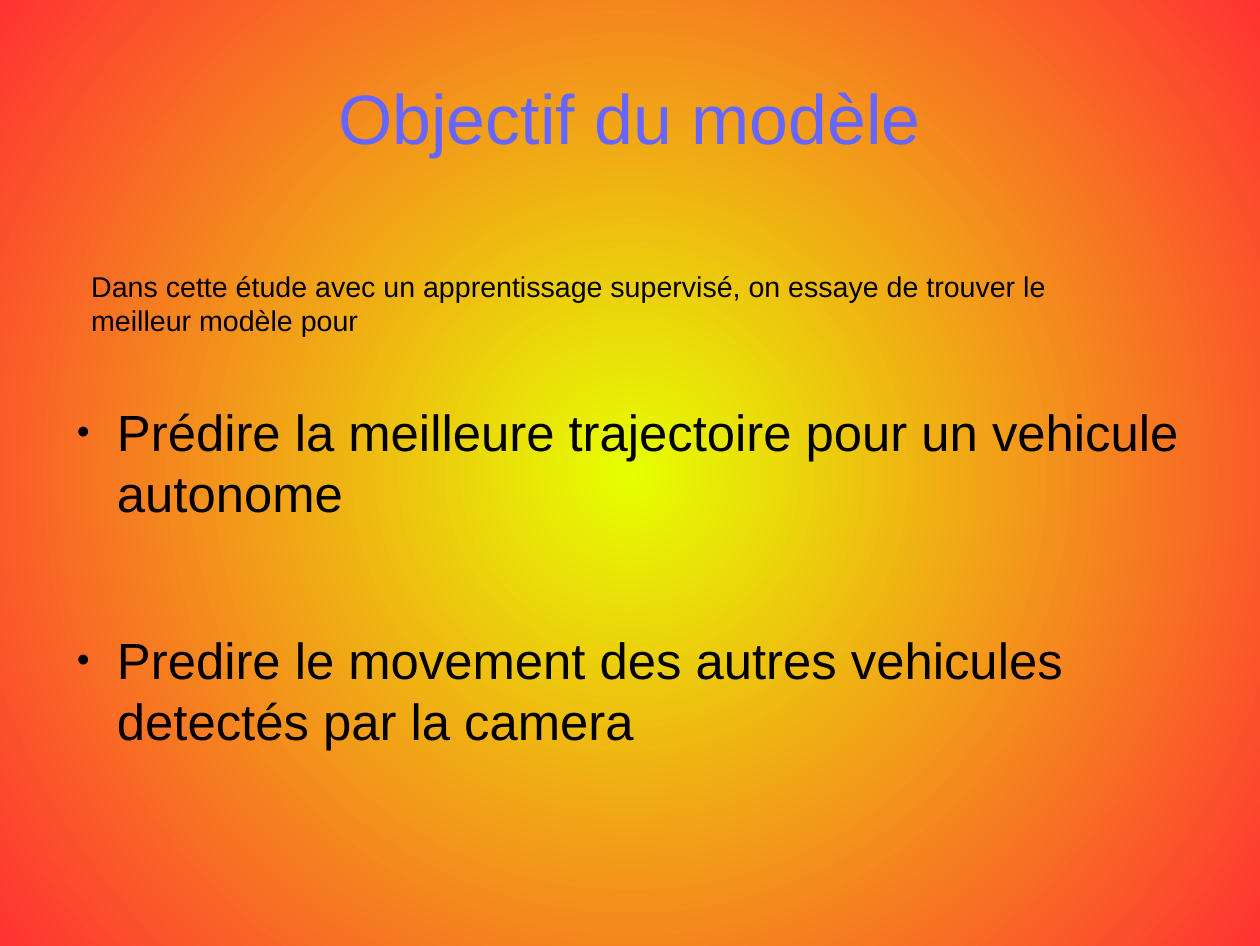
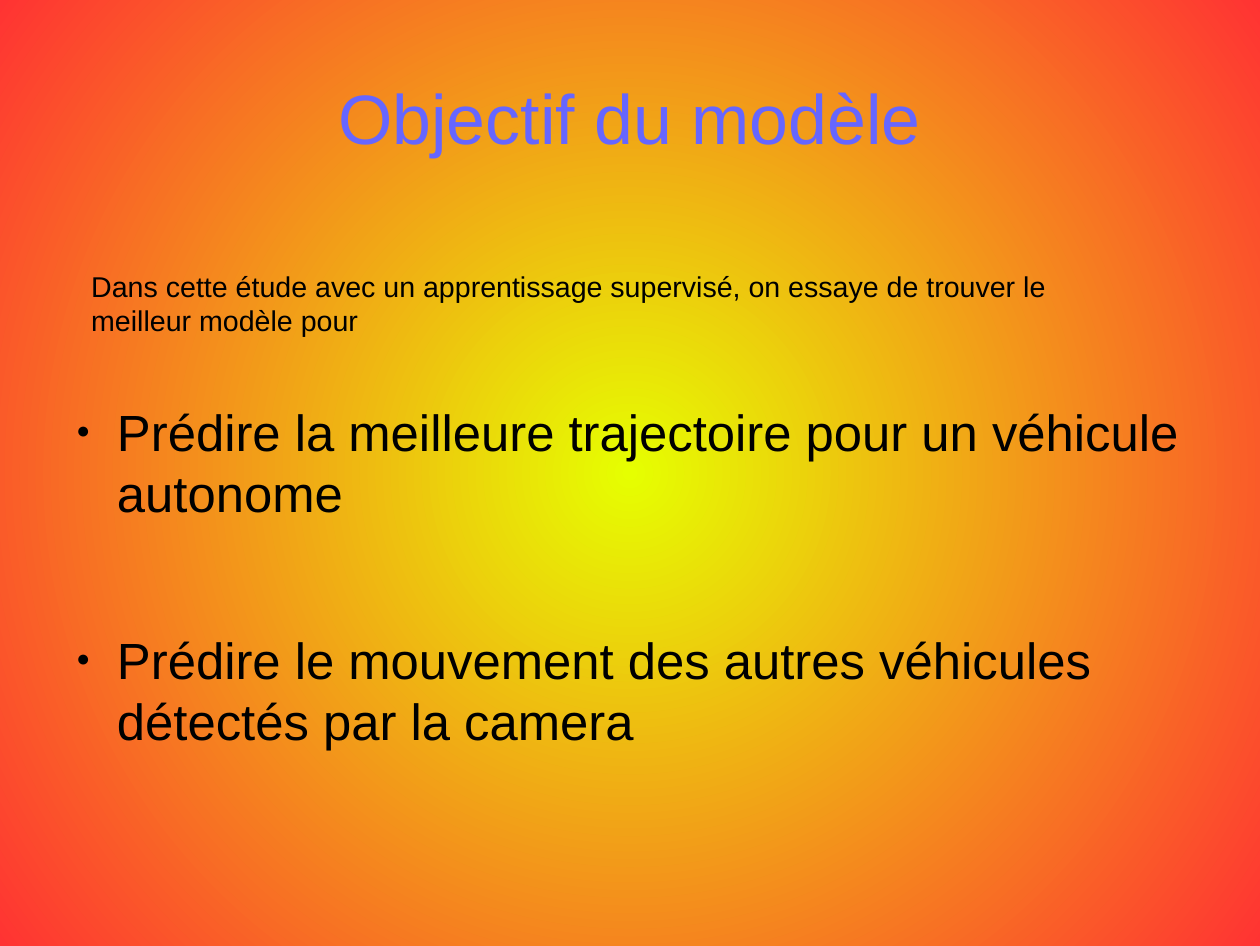
Before and after one commit to opsabarsec/Computer-vision-for-self-driving-cars, a slide deck: slide 3 of documentation/P7_presentation.odp. Drawn at 1260x946 pixels with LibreOffice and Linux fonts; fonts in the diff are those of the drawing. Boxes give left, top, right and bottom in pixels: in the first picture for what was removed or moved away, otherwise in the second. Text is boxed around its words. In the diff, an @@ line names an element or a change of style, - is before the commit and + after.

```diff
--- a/documentation/P7_presentation.odp
+++ b/documentation/P7_presentation.odp
@@ text at <box>117,413,1178,750</box>: text changed @@
-● Prédire la meilleure trajectoire pour un vehicule autonome
-● Predire le movement des autres vehicules detectés par la camera
+● Prédire la meilleure trajectoire pour un véhicule autonome
+● Prédire le mouvement des autres véhicules détectés par la camera
```
Also in this commit, not shown: 3 other slides changed, 5 slides added, 3 slides removed, 4 other files.
